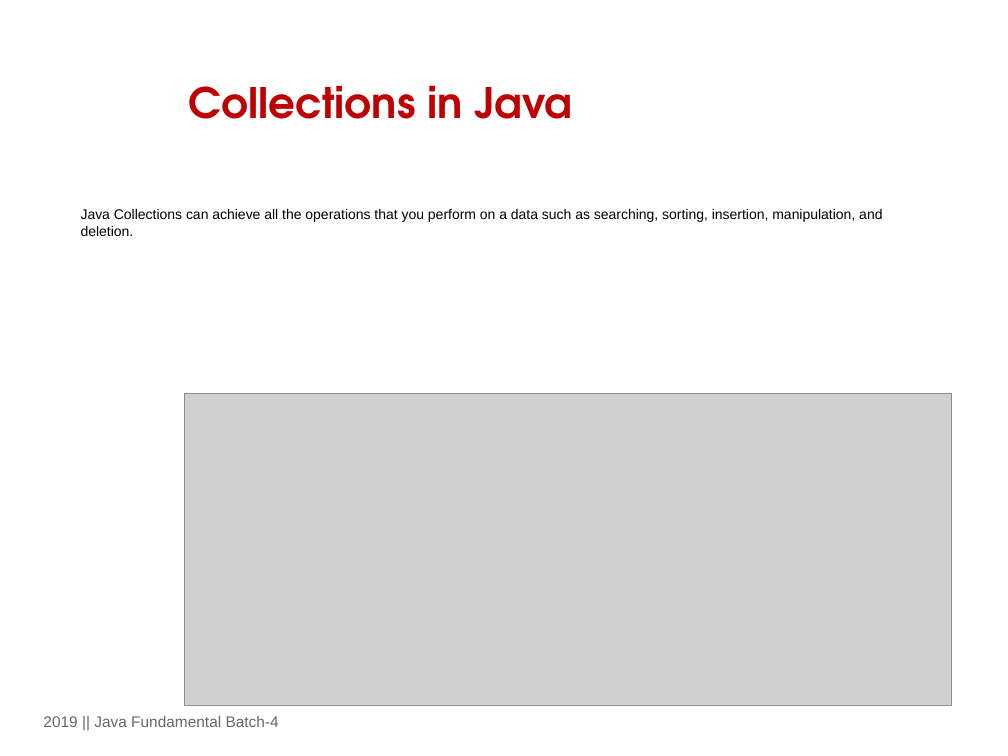
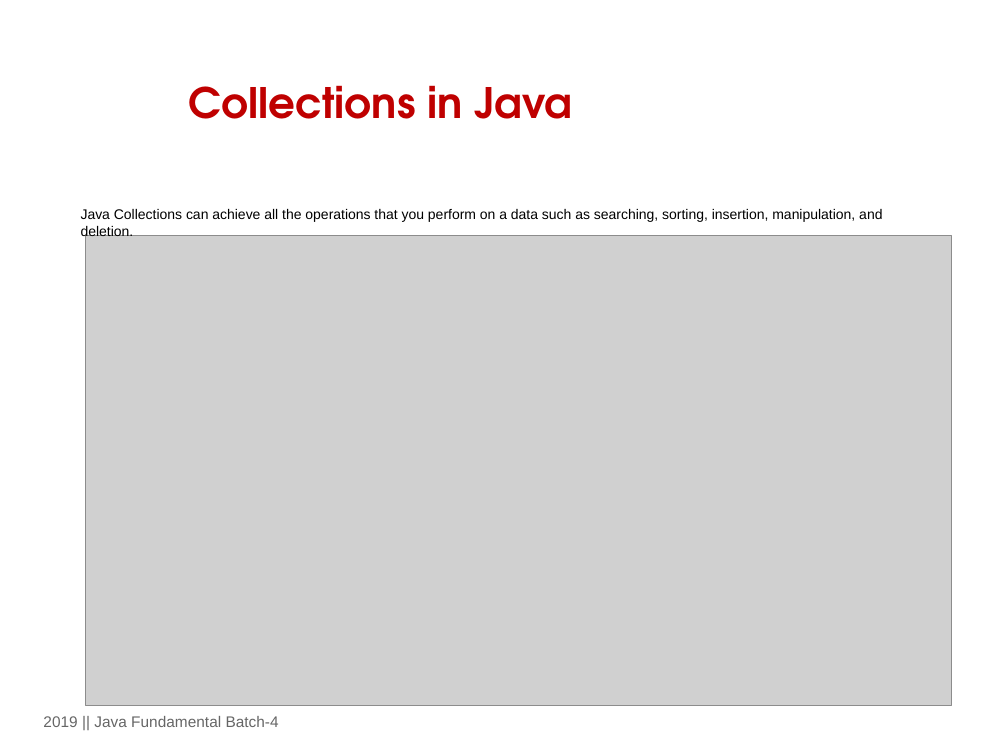
Before and after one commit to valentinusilalahi/java-training-DOKU, a slide deck: slide 2 of Java Collections.pptx. Drawn at 1008x756 pixels with LibreOffice and Linux fonts; fonts in the diff are those of the drawing; grey boxes stand for pictures; background and template pictures are left out. Boxes give left, top, right and bottom in pixels: in the first picture for what was removed or moved away, otherwise in the second. Text is boxed around its words. In the diff, an @@ line names an element or a change of style, - is before the commit and + after.

```diff
--- a/Java Collections.pptx
+++ b/Java Collections.pptx
@@ text "Java Collections can achieve all ..." rewrapped from bbox=[81, 209, 882, 236] to bbox=[81, 209, 882, 240] @@
@@ picture: place and size @@
-picture at bbox=[184, 393, 951, 706]
+picture at bbox=[86, 236, 952, 706]
```
Also in this commit, not shown: 3 other slides changed, 14 other files.
